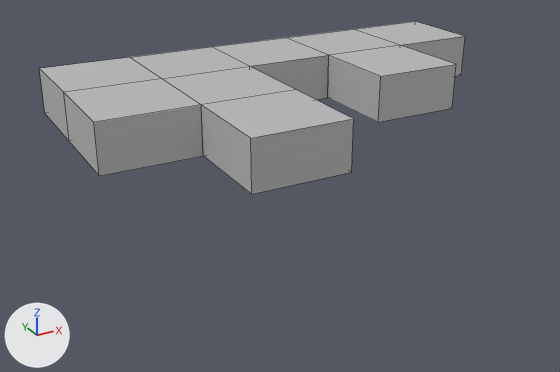
One commit to the FBX model Assets/Models/LD/Coin_toit_4.fbx: the scene before it, then after it.
The view is the same before and after, from a camera (50 mm lens) standing at (-1.65, -8.31, 2.67) and looking at (1.65, -2.32, -0.32). Every picture has the same lights, and +X, +Y and +Z are marked at lower left. Mesh edges are drawn as thin lines. Where no turn or scale is listed for an object, it has been applied to the vertices.

Objects in the first picture: 'Coin_toit_4'.
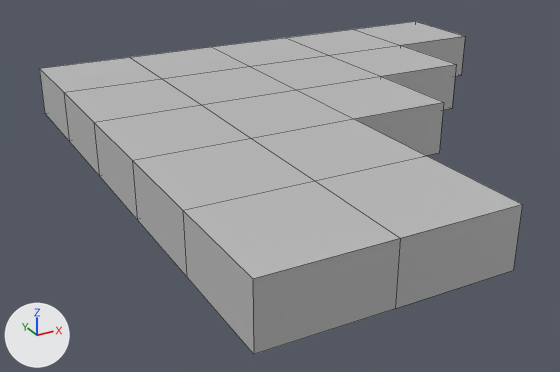
The newer file is also rescaled (x0.5), turned or shifted as a whole; pictures and numbers use the older file's frame.

Changed parts and their boxes (x1, y1, x2, y2) in the pictures (560 x 372 px):
'Coin_toit_4', reshaped (13% wider, 92% taller): before (39, 21, 465, 194); after (39, 21, 522, 354)
part 1 of me_mesh, built on: before (94, 55, 381, 194); after (94, 55, 522, 354)

The change in detail:
me_mesh is used by ob_coin_toit_4; location (0.0, 0.0, 0.0).
me_mesh had 38 vertices, 36 faces and spanned x 0.0..5.0, y -3.0..0.0, z 0.0..0.5.
me_mesh now has 54 vertices, 52 faces and spans x 0.0..5.0, y -5.0..0.0, z 0.0..0.5.
Part 1, on me_mesh:
7 faces are deleted.
2 vertices are added at (0.0, -5.0, 0.5), (0.0, -5.0, 0.0).
8 new vertices lie (0.0, -1.0, 0.0) away from vertices in x 0.0..3.0, y -3.0..-2.0, z 0.0..0.5.
6 new vertices lie (0.0, -1.0, 0.0) away from vertices in x 0.0..2.0, y -4.0..-3.0, z 0.0..0.5.
23 new faces join them.
